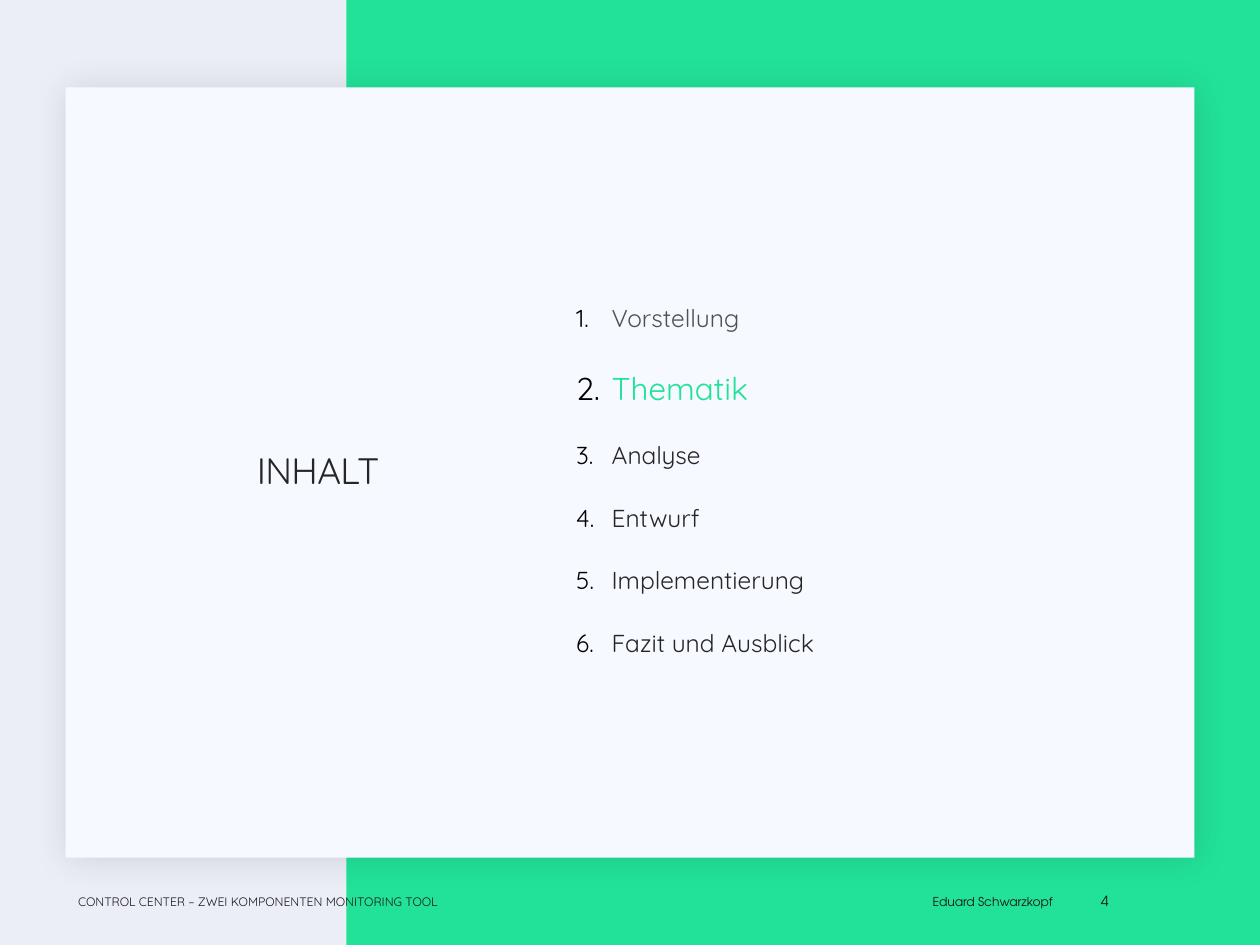
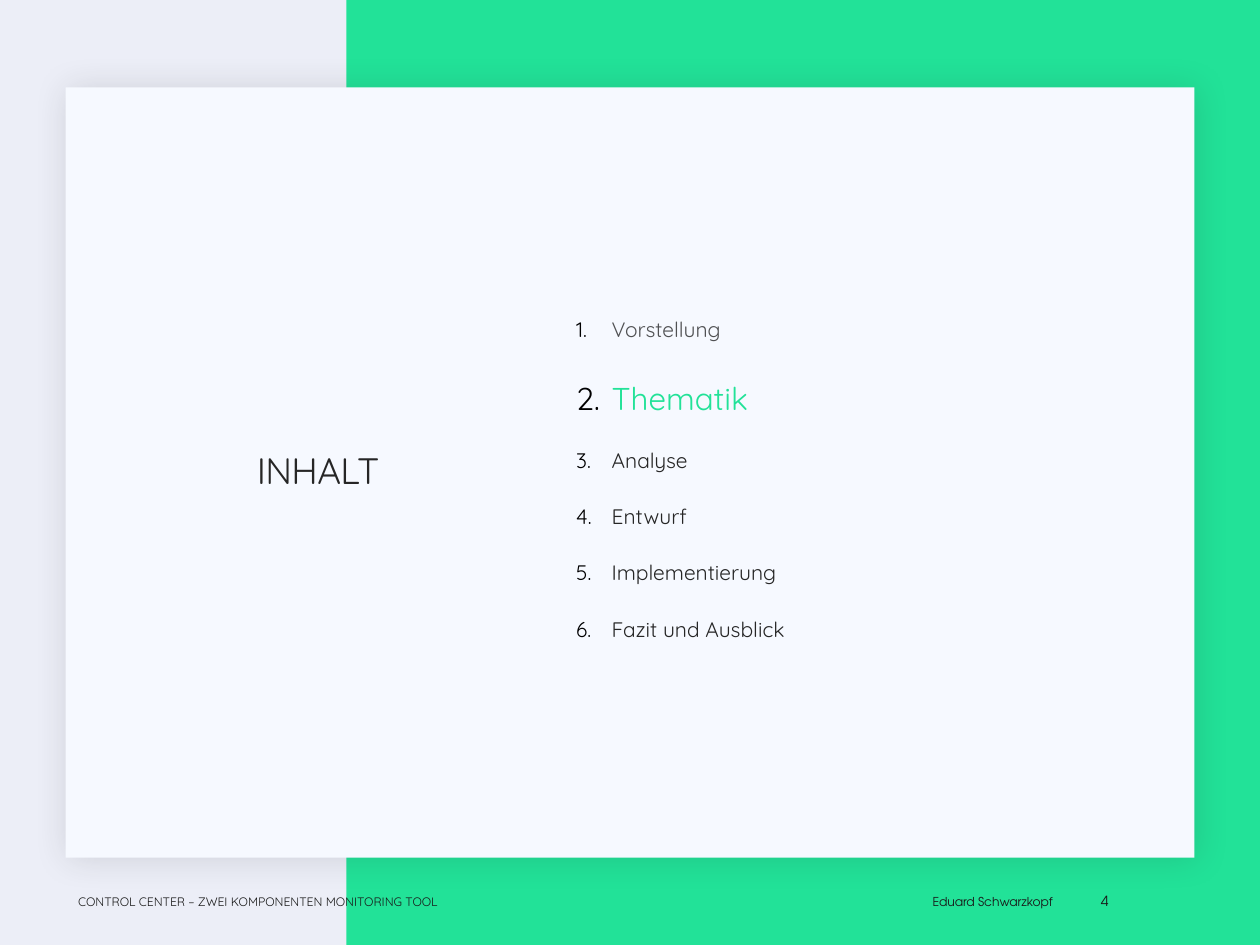
Before and after one commit to EduardSchwarzkopf/Abschlusspr-sentation, a slide deck: slide 4 of Abschluss_präsi.pptx. Drawn at 1260x945 pixels with LibreOffice and Linux fonts; fonts in the diff are those of the drawing; background and template pictures are left out. Boxes give left, top, right and bottom in pixels: in the first picture for what was removed or moved away, otherwise in the second. Text is boxed around its words. In the diff, an @@ line names an element or a change of style, - is before the commit and + after.

Commit message:
Inhaltsfolien angepasst

```diff
--- a/Abschluss_präsi.pptx
+++ b/Abschluss_präsi.pptx
@@ text at [612,321,784,637]: size 14 to 12 pt in "Vorstellung", "Analyse", "Entwurf", "Implementierung" and 1 more places @@
```
Also in this commit, not shown: 4 other slides changed.
